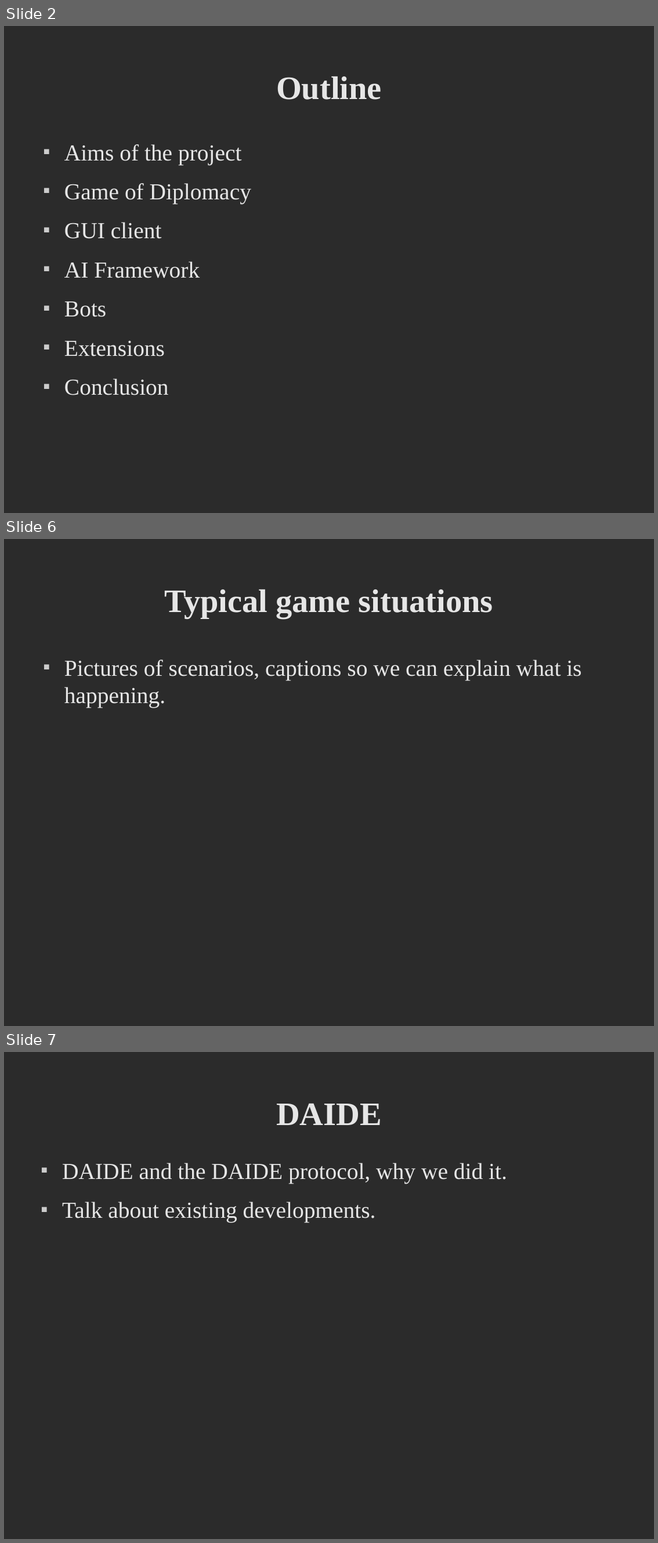
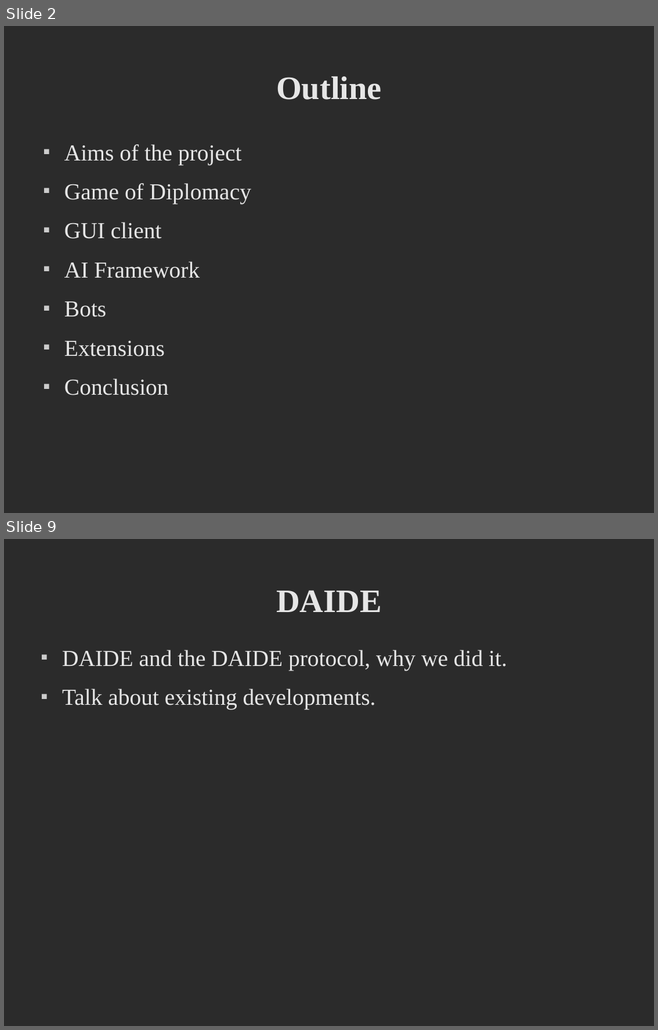
Before and after one commit to deltaluca/flappy, a slide deck: Presentation/ProjectDemonstration.odp. Shown one above the other, each under a label of ours: slides 2, 6 and 7 before the commit, slides 2 and 9 after it; the slides between them are not shown. The pictures are 658x1543 and 658x1030 pixels, drawn with LibreOffice and Linux fonts; fonts in the diff are those of the drawing; background and template pictures are left out; a plain dark background stands for a picture behind light text. Boxes give left, top, right and bottom in pixels: in the first picture for what was removed or moved away, otherwise in the second. Text is boxed around its words. In the diff, an @@ line names an element or a change of style, - is before the commit and + after.

Commit message:
added stuff on game of diplomacy, should be covered there

```diff
--- a/Presentation/ProjectDemonstration.odp
+++ b/Presentation/ProjectDemonstration.odp
@@ slide 6 removed at (x1=4, y1=539, x2=654, y2=1026), background picture (left out) @@
@@ title removed at (x1=165, y1=589, x2=493, y2=618) @@
-Typical game situations
@@ text removed at (x1=64, y1=660, x2=581, y2=708) @@
-■ Pictures of scenarios, captions so we can explain what is happening.
@@ what was slide 7 is now slide 9 @@
```
Also in this commit, not shown: 1 slide changed, 5 slides added, 2 other slides removed.
